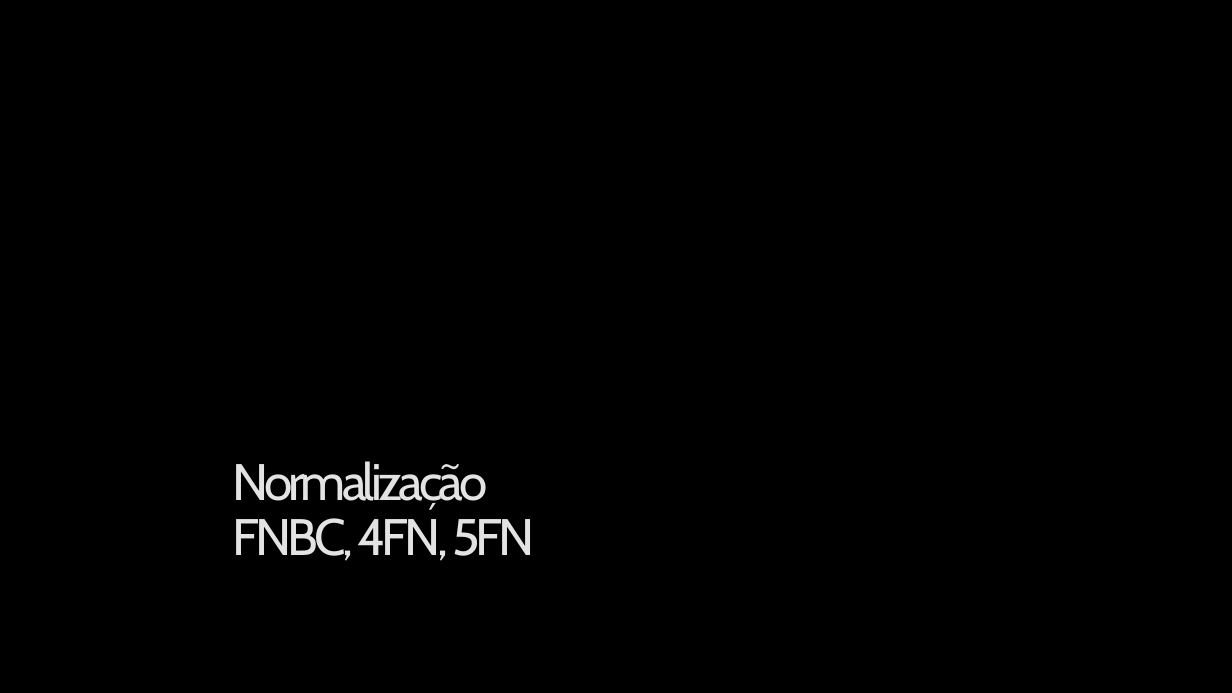
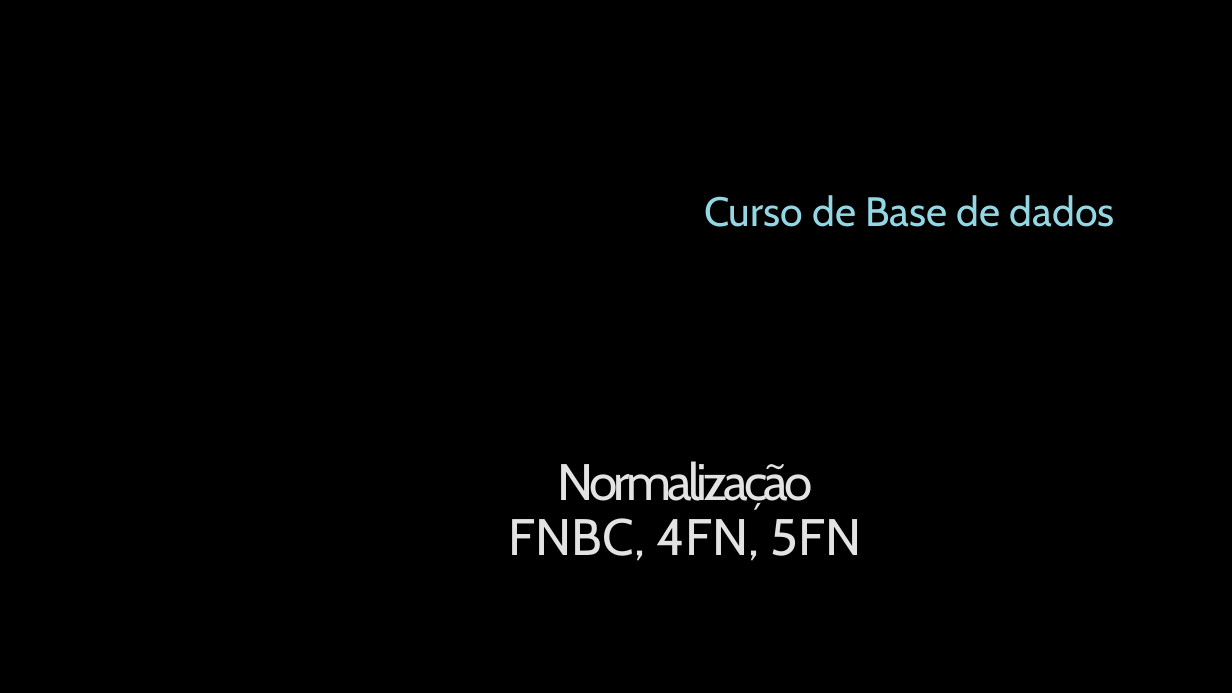
Before and after one commit to hangalo/cursobasededados, a slide deck: slide 1 of Normalização_FNBC_4FN_5FN_2020.ppt.pptx. Drawn at 1232x693 pixels with LibreOffice and Linux fonts; fonts in the diff are those of the drawing; background and template pictures are left out. Boxes give left, top, right and bottom in pixels: in the first picture for what was removed or moved away, otherwise in the second. Text is boxed around its words. In the diff, an @@ line names an element or a change of style, - is before the commit and + after.

```diff
--- a/Normalização_FNBC_4FN_5FN_2020.ppt.pptx
+++ b/Normalização_FNBC_4FN_5FN_2020.ppt.pptx
@@ subtitle added at <box>704,195,1115,227</box>, 32 pt, text gradient #9FDBE7 to #94D7E4 to #BFE7EF to #FFFFFF @@
+Curso de Base de dados
@@ title "Normalização FNBC, 4FN, 5FN" at <box>509,461,862,561</box>: letter spacing -3 to 0 pt in "FNBC, 4FN, 5FN"; alignment left to centre @@
```
Also in this commit, not shown: 5 other slides changed.
